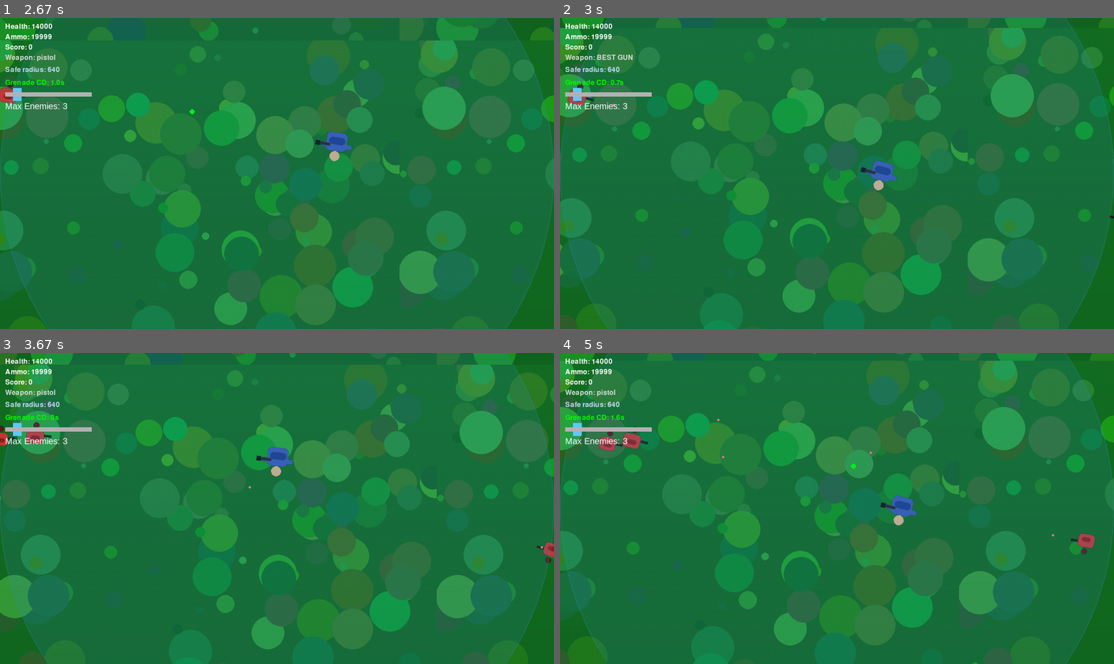
Above: before the commit, frames 1-4 (two rows, left to right).
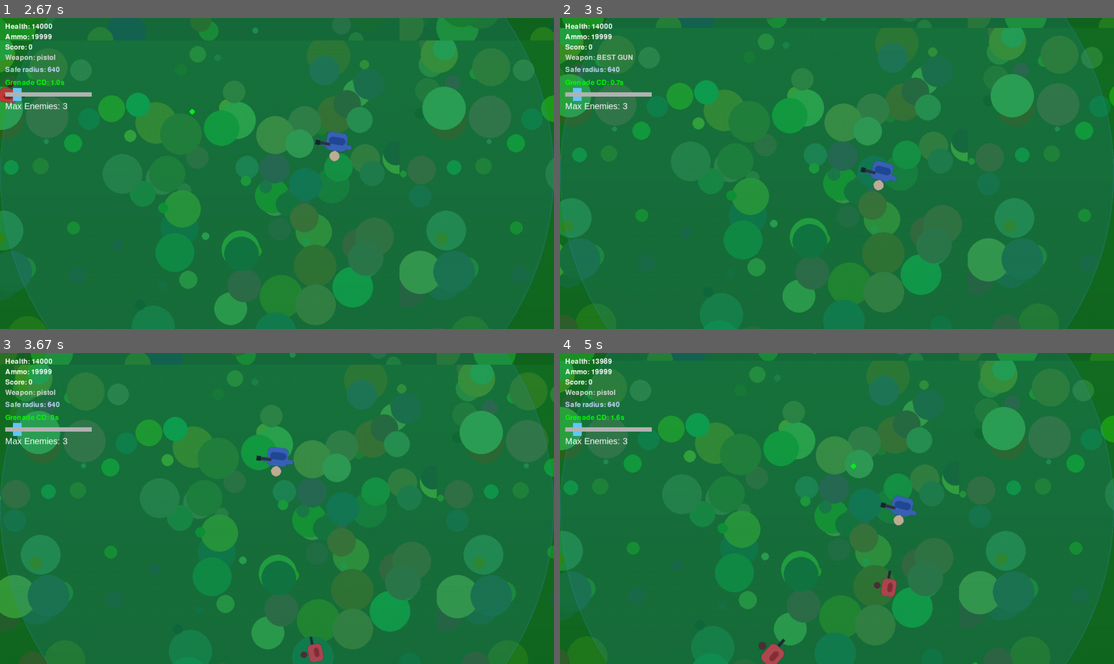
Above: after the commit, the same moments.

Repository: SAYANSAMANTA2005/pygames
Game: pygame game, started from freefire3.py
Same seed, same stepped clock (60 frames per second), same inputs: the game is played once before the commit and once after it.
Inputs (mouse positions are in pixels of both pictures, inside the frame that each line leads up to):
- Up to frame 1 (2.67 s): click (16, 95) at 0.38 s; hold Right 0.67-1.13 s; hold Up 1.17-1.47 s; hold Right 1.5-1.97 s; tap G at 1.65 s; hold Left 2-2.53 s; tap 2 at 2.15 s; hold Down from 2.57 s (still down)
- Up to frame 2 (3 s): tap 3 at 2.72 s; release Down at 2.87 s; hold Left from 2.9 s (still down)
- Up to frame 3 (3.67 s): tap G at 3.05 s; release Left at 3.3 s; hold Up from 3.33 s (still down); tap 2 at 3.48 s
- Up to frame 4 (5 s): release Up at 3.7 s; hold Right 3.73-4.37 s; tap 3 at 3.88 s; hold Down 4.4-4.77 s; tap G at 4.55 s; hold Left from 4.8 s (still down); tap 2 at 4.95 s

Frame 1 is identical in both runs. In frame 2, 0.1% of the frame differs, in the area x 1-100%, y 20-65%; in frame 3, 0.5%; in frame 4, 0.9%, in the area x 6-97%, y 1-100%.

Commit message:
Update freefire3.py

Diff:
--- a/freefire3.py
+++ b/freefire3.py
@@ -32,7 +32,8 @@
 ENEMY_MIN_LIMIT, ENEMY_MAX_LIMIT = 1, 30   # user can allow 1–30 enemies
 
 
-#
+# GEANADE
+GRANADE_EXPLOSION_RADIOUS=1000
 
 # ---------- UTIL: procedural art ----------
 def make_player_surface(size=96):
@@ -234,7 +235,8 @@
 
         # Damage enemies in radius
         for enemy in enemies:
-            if pygame.Vector2(enemy.rect.center).distance_to(self.rect.center) <= self.radius:
+            #if pygame.Vector2(enemy.rect.center).distance_to(self.rect.center) <= self.radius:
+            if pygame.Vector2(enemy.rect.center).distance_to(self.rect.center) <= GRANADE_EXPLOSION_RADIOUS:
                 enemy.kill()  # simple: instant kill
 
         self.kill()
